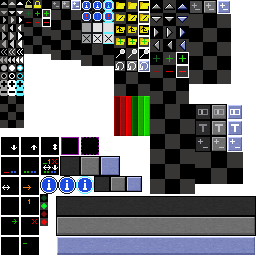
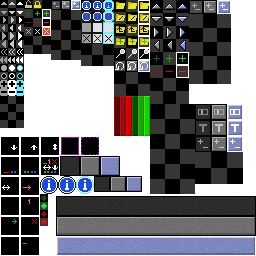
The second w=256, h=256 image is a revision of the first. Changes to its layers:
painted on "Icons" over [26, 29, 49, 34]
painted on "Background" over [42, 27, 51, 36]
